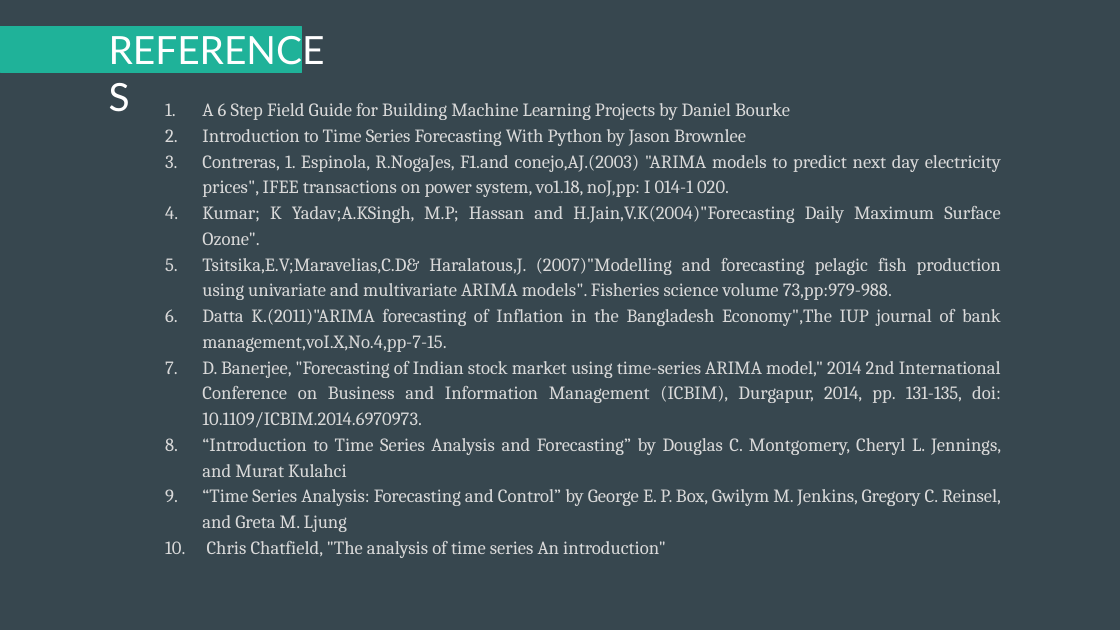
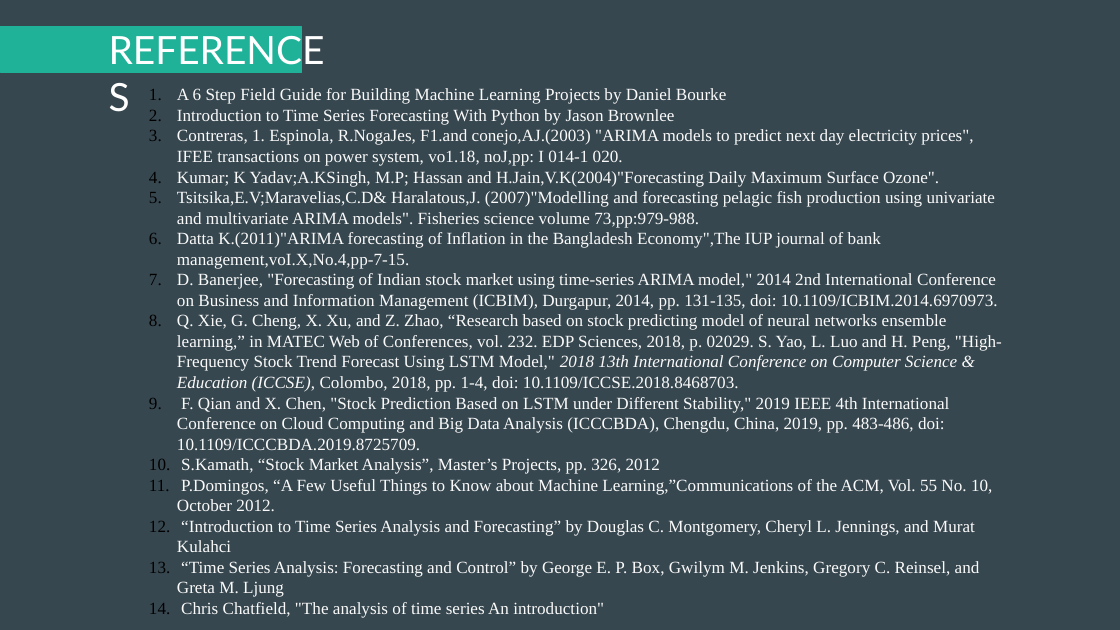
Before and after one commit to dipanshuagarwal/Stock-Market-Forecasting, a slide deck: slide 7 of Meetings/M2 - Project Proposal.pptx. Drawn at 1120x630 pixels with LibreOffice and Linux fonts; fonts in the diff are those of the drawing. Boxes give left, top, right and bottom in pixels: in the first picture for what was removed or moved away, otherwise in the second. Text is boxed around its words. In the diff, an @@ line names an element or a change of style, - is before the commit and + after.

```diff
--- a/Meetings/M2 - Project Proposal.pptx
+++ b/Meetings/M2 - Project Proposal.pptx
@@ text "A 6 Step Field Guide ...": place and size @@
-text "A 6 Step Field Guide ..." at <box>202,103,1001,558</box>
+text "A 6 Step Field Guide ..." at <box>177,88,1002,536</box>
@@ text at <box>177,88,998,536</box>: size 12 to 11 pt, font Cambria to Times New Roman, text colour #D9D9D9 to #FAFAFA in "A 6 Step Field Guide for Building ...", "Introduction to Time Series Forecasting With Python ...", "Contreras, 1. Espinola, R.NogaJes, F1.and conejo,AJ.(2003) " ...", "Kumar; K Yadav;A.KSingh, M.P; Hassan and H.Jain,V.K(2004)"Fo ..." and 6 more places; alignment justified to left; indent changed; line spacing 1.15 to 1; bullet colour #D9D9D9 to #000000 @@
@@ text at <box>177,314,1002,511</box>: paragraphs added @@
+8. Q. Xie, G. Cheng, X. Xu, and Z. Zhao, “Research based on stock predicting model of neural networks ensemble learning,” in MATEC Web of Conferences, vol. 232. EDP Sciences, 2018, p. 02029. S. Yao, L. Luo and H. Peng, "High-Frequency Stock Trend Forecast Using LSTM Model," 2018 13th International Conference on Computer Science & Education (ICCSE), Colombo, 2018, pp. 1-4, doi: 10.1109/ICCSE.2018.8468703.
+9. F. Qian and X. Chen, "Stock Prediction Based on LSTM under Different Stability," 2019 IEEE 4th International Conference on Cloud Computing and Big Data Analysis (ICCCBDA), Chengdu, China, 2019, pp. 483-486, doi: 10.1109/ICCCBDA.2019.8725709.
+10. S.Kamath, “Stock Market Analysis”, Master’s Projects, pp. 326, 2012
+11. P.Domingos, “A Few Useful Things to Know about Machine Learning,”Communications of the ACM, Vol. 55 No. 10, October 2012.
```
Also in this commit, not shown: 2 other slides changed, 15 other files.
